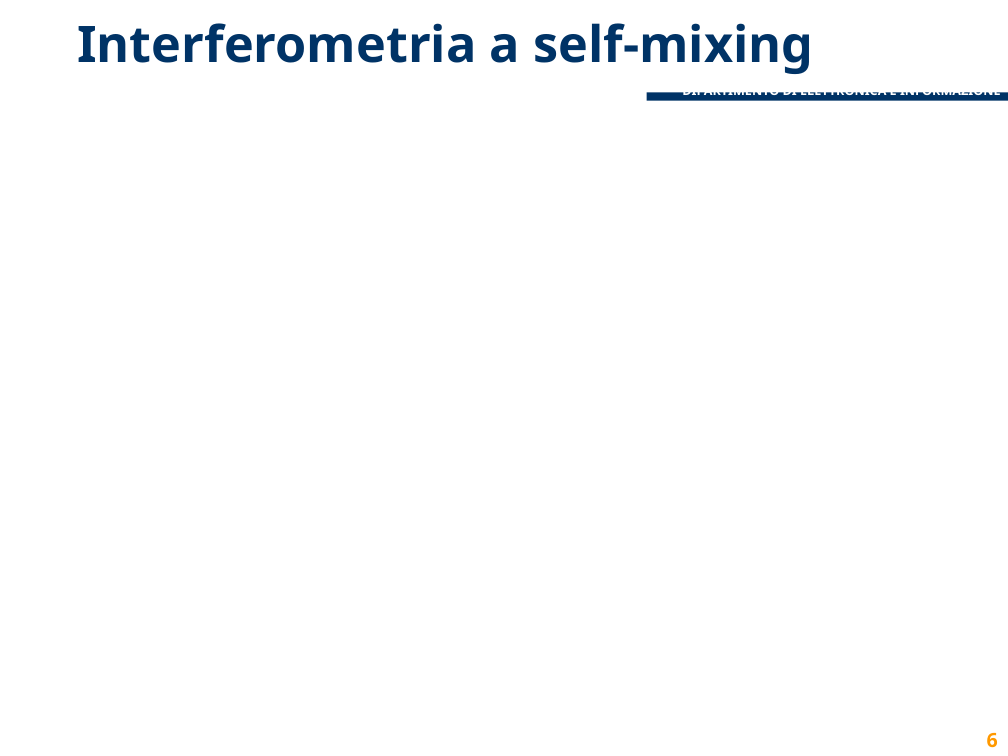
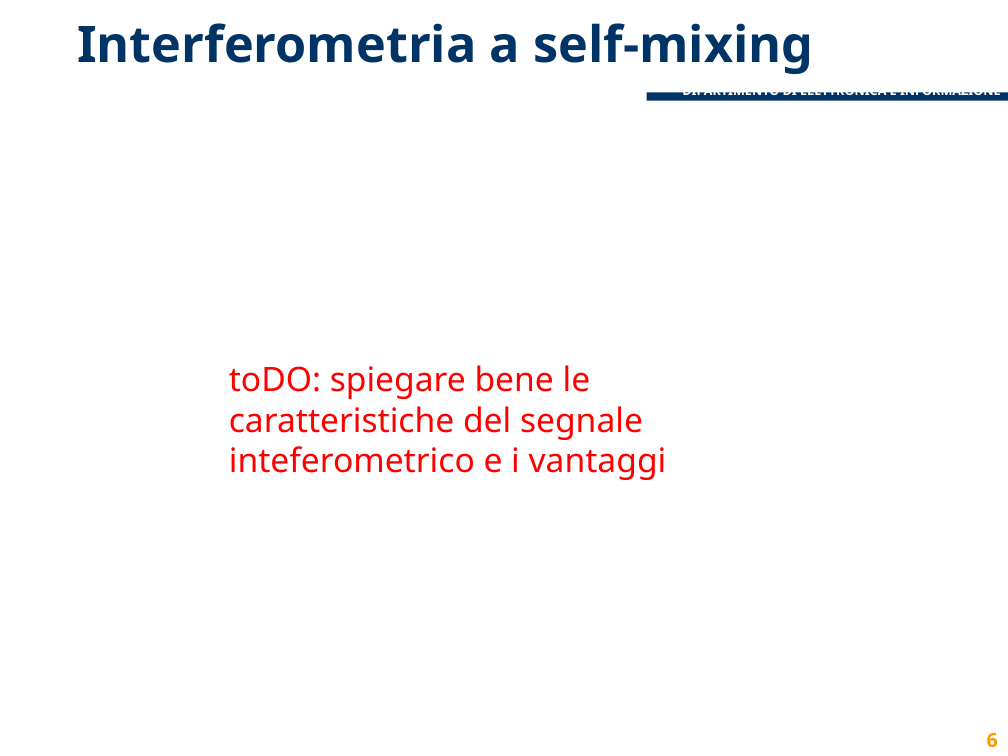
Before and after one commit to lcavagnispolimi/thesis_latex, a slide deck: slide 6 of presentazione_discussione.pptx. Drawn at 1008x756 pixels with LibreOffice and Linux fonts; fonts in the diff are those of the drawing; background and template pictures are left out. Boxes give left, top, right and bottom in pixels: in the first picture for what was removed or moved away, otherwise in the second. Text is boxed around its words. In the diff, an @@ line names an element or a change of style, - is before the commit and + after.

```diff
--- a/presentazione_discussione.pptx
+++ b/presentazione_discussione.pptx
@@ text added at (x1=229, y1=365, x2=667, y2=480), 24 pt, text #FF0000 @@
+toDO: spiegare bene le caratteristiche del segnale inteferometrico e i vantaggi
```
Also in this commit, not shown: 4 other slides changed, 1 slide added, 1 slide removed.
